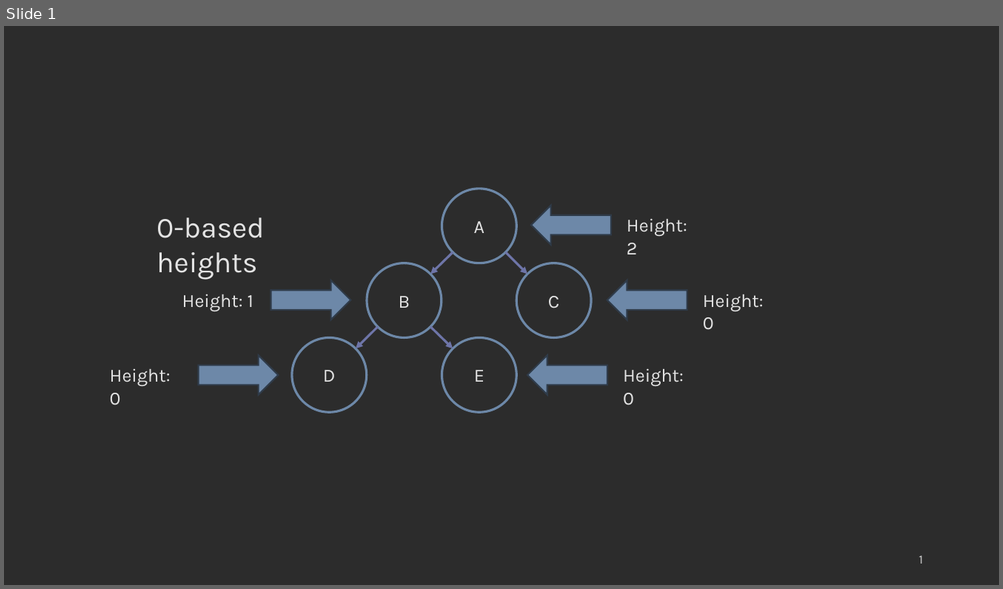
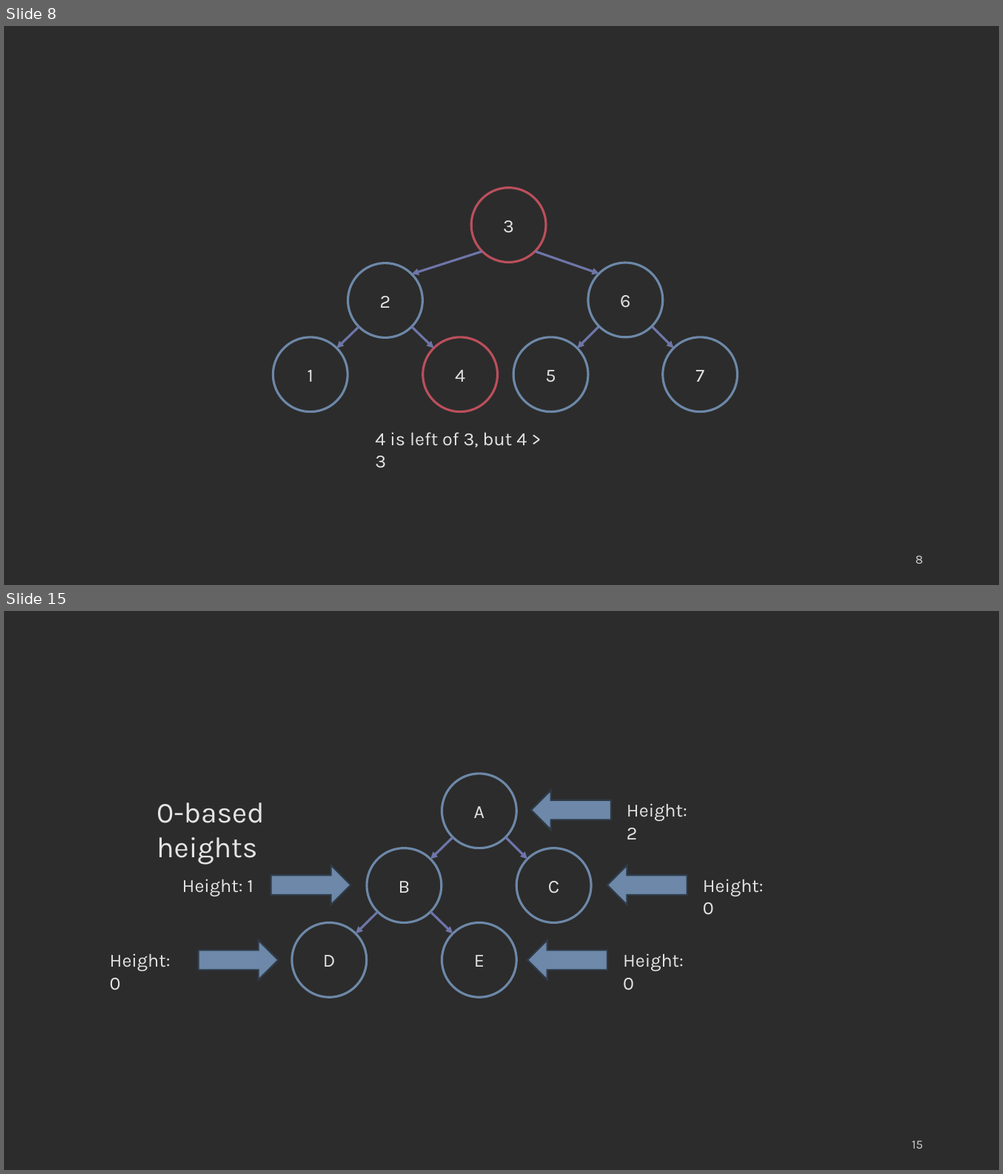
Before and after one commit to COP3530/edugator-content, a slide deck: trees/trees/images-ppt.pptx. Shown one above the other, each under a label of ours: slide 1 before the commit, slides 8 and 15 after it; the slides between them are not shown. The pictures are 1003x589 and 1003x1174 pixels, drawn with LibreOffice and Linux fonts; fonts in the diff are those of the drawing. Boxes give left, top, right and bottom in pixels: in the first picture for what was removed or moved away, otherwise in the second. Text is boxed around its words. In the diff, an @@ line names an element or a change of style, - is before the commit and + after.

```diff
--- a/trees/trees/images-ppt.pptx
+++ b/trees/trees/images-ppt.pptx
@@ slide 8 added at <box>4,26,999,585</box>, background #2C2C2C @@
@@ ellipse added at <box>471,188,546,263</box>, outline #BB4F5C 2.25 pt, 18 pt, text #E4E4E4 @@
+3
@@ ellipse added at <box>348,264,423,338</box>, outline #6D88A8 2.25 pt, 18 pt, text #E4E4E4 @@
+2
@@ arrow added from (482, 251) to (412, 275), #6E75A8 2.25 pt @@
@@ arrow added from (535, 251) to (599, 274), #6E75A8 2.25 pt @@
@@ ellipse added at <box>588,264,663,338</box>, outline #6D88A8 2.25 pt, 18 pt, text #E4E4E4 @@
+6
@@ arrow added from (359, 326) to (337, 349), #6E75A8 2.25 pt @@
@@ arrow added from (412, 326) to (434, 349), #6E75A8 2.25 pt @@
@@ arrow added from (599, 326) to (577, 349), #6E75A8 2.25 pt @@
@@ arrow added from (652, 326) to (673, 349), #6E75A8 2.25 pt @@
@@ ellipse added at <box>273,338,347,412</box>, outline #6D88A8 2.25 pt, 18 pt, text #E4E4E4 @@
+1
@@ ellipse added at <box>423,338,497,412</box>, outline #BB4F5C 2.25 pt, 18 pt, text #E4E4E4 @@
+4
@@ ellipse added at <box>514,338,588,412</box>, outline #6D88A8 2.25 pt, 18 pt, text #E4E4E4 @@
+5
@@ ellipse added at <box>663,338,737,412</box>, outline #6D88A8 2.25 pt, 18 pt, text #E4E4E4 @@
+7
@@ text added at <box>375,432,526,469</box>, 18 pt, text #E4E4E4 @@
+4 is left of 3, but 4 > 3
@@ page number added at <box>915,556,922,564</box>, 12 pt, text #D1D1D1 @@
+8
@@ what was slide 1 is now slide 15 @@
@@ page number at <box>911,1141,922,1149</box>: text changed @@
-1
+15
```
Also in this commit, not shown: 13 other slides added, 11 other files.
